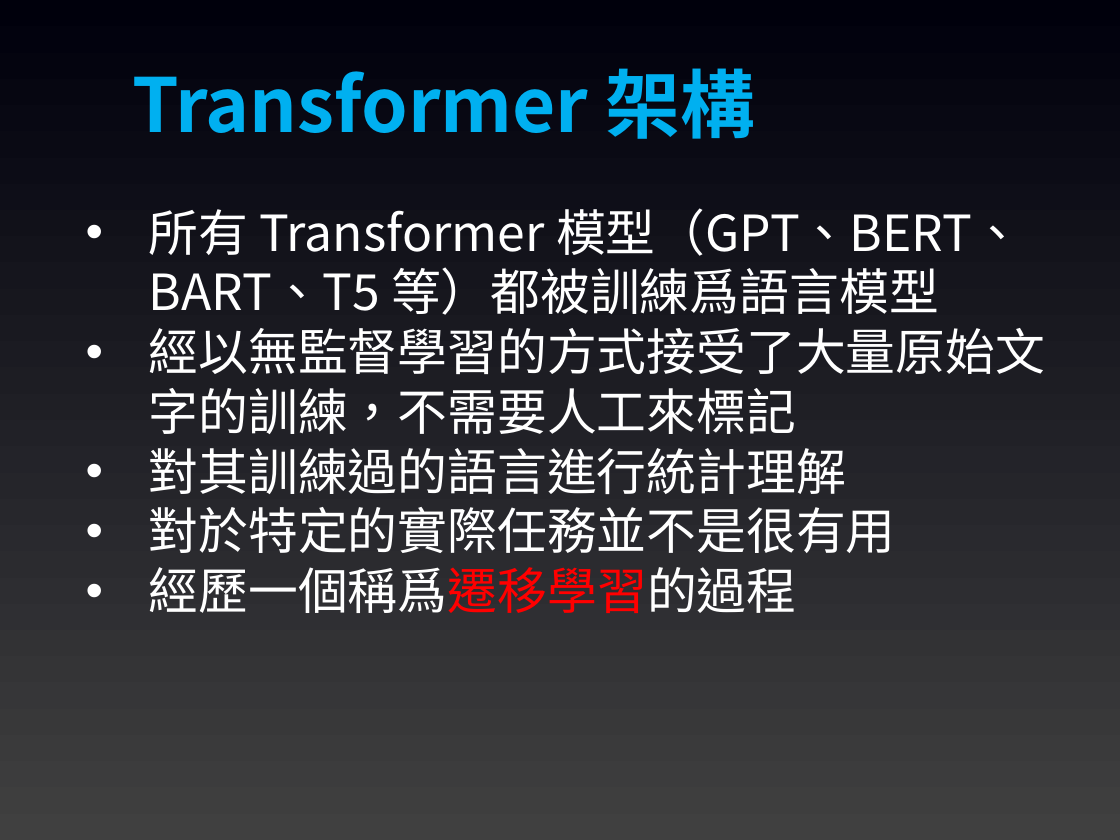
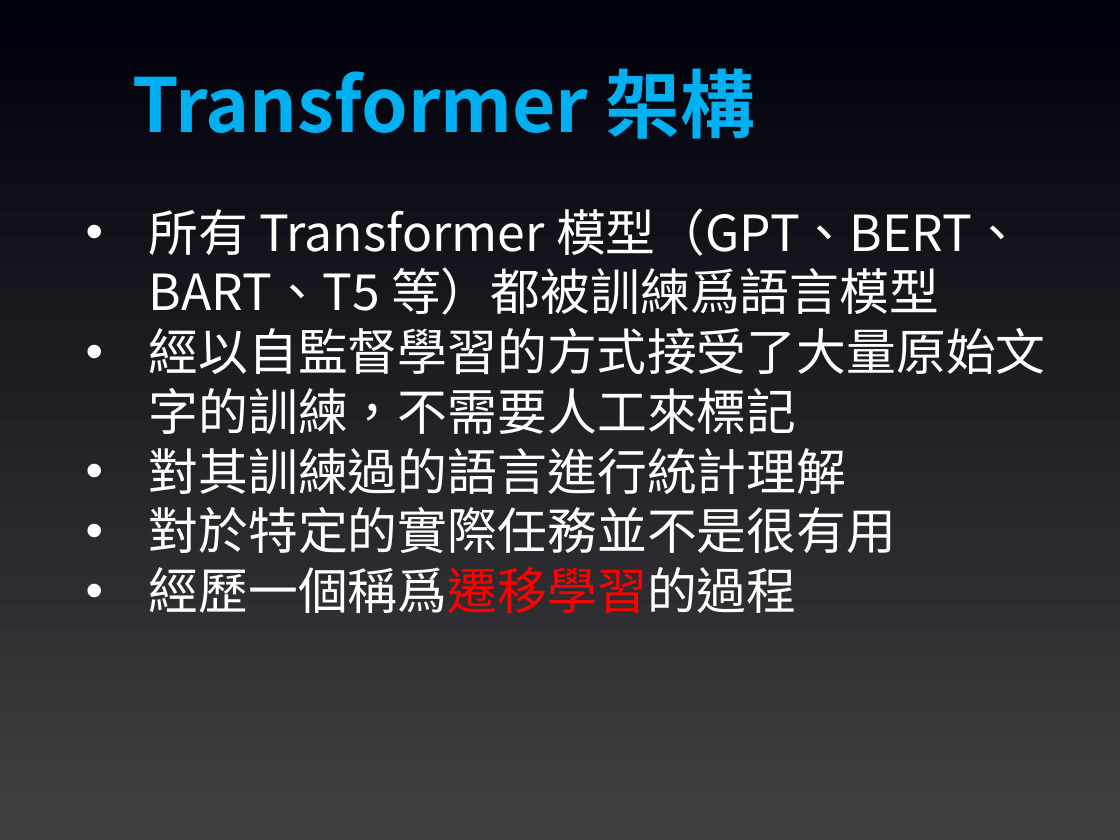
Before and after one commit to joshhu/mustllm20242nd, a slide deck: slide 22 of Slides/Week03/02：Transformers函數庫.pptx (slide 9 before the commit). Drawn at 1120x840 pixels with LibreOffice and Linux fonts; fonts in the diff are those of the drawing. Boxes give left, top, right and bottom in pixels: in the first picture for what was removed or moved away, otherwise in the second. Text is boxed around its words. In the diff, an @@ line names an element or a change of style, - is before the commit and + after.

```diff
--- a/Slides/Week03/02：Transformers函數庫.pptx
+++ b/Slides/Week03/02：Transformers函數庫.pptx
@@ text at (149,328,1046,434): text changed @@
-• 經以無監督學習的方式接受了大量原始文字的訓練，不需要人工來標記
+• 經以自監督學習的方式接受了大量原始文字的訓練，不需要人工來標記
```
Also in this commit, not shown: 4 other slides changed, 13 slides added, 7 other files.
